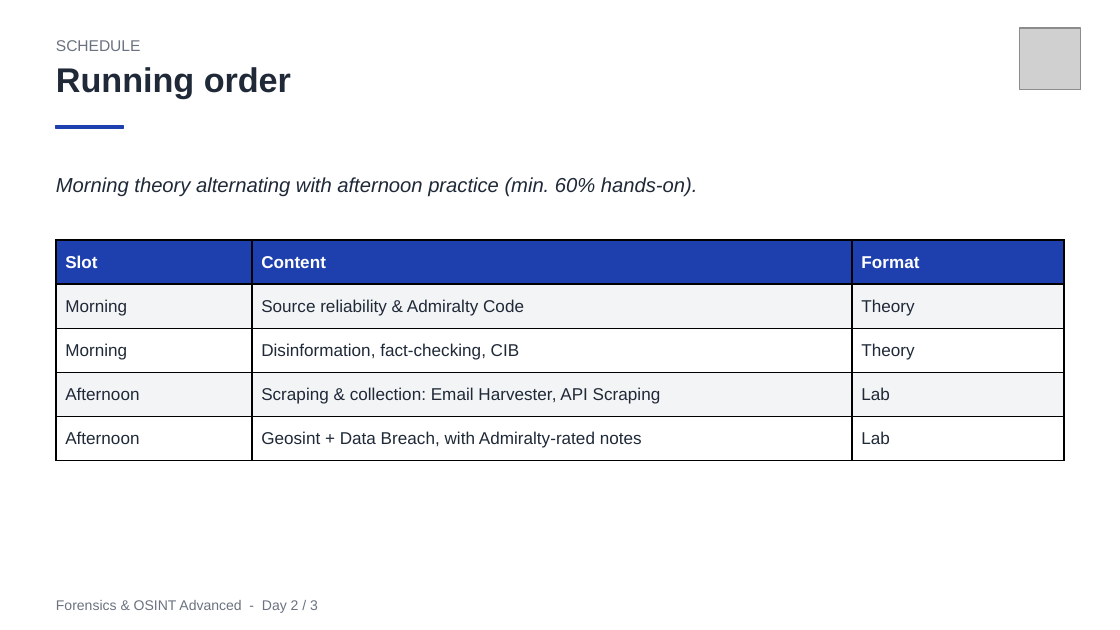
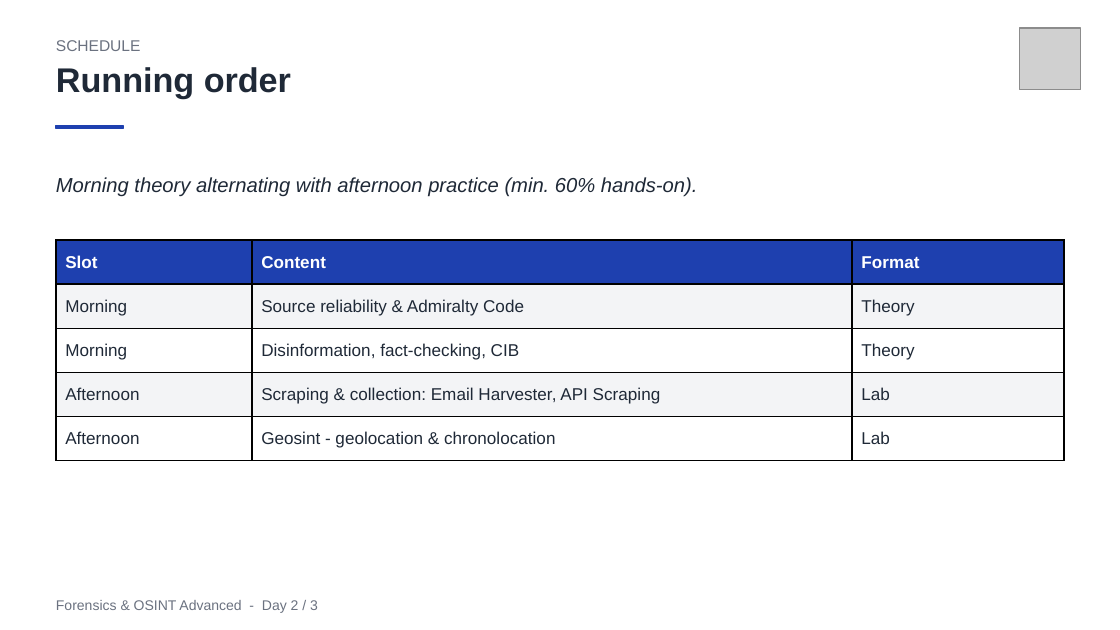
Before and after one commit to clemdepernet/osint-advanced-labs, a slide deck: slide 3 of Day_2/Day_2_Source_Reliability_And_Media_Forensics.pptx. Drawn at 1120x630 pixels with LibreOffice and Linux fonts; fonts in the diff are those of the drawing; grey boxes stand for pictures. Boxes give left, top, right and bottom in pixels: in the first picture for what was removed or moved away, otherwise in the second. Text is boxed around its words. In the diff, an @@ line names an element or a change of style, - is before the commit and + after.

Commit message:
Day 3 overhaul: STIX Lab (beginner->expert), deck rebuild, Data Breach -> Day 3
- Rebuild the Day 3 deck around blockchain fundamentals, crypto tracing, STIX & MITRE
  ATT&CK (~1/3 of the deck) and agentic automation; dark web reduced to 2 slides.
- Add Day_3/STIX Lab: build/validate a STIX 2.1 bundle, OSINT->STIX, parallel agents,
  team graph dashboard, n8n workflow, and advanced modules (validate, Admiralty<->STIX,
  diff-monitor, ATT&CK enrichment, OpenCTI/TAXII).
- Add Day_3/Corporate Watch Lab (aggregate CI monitor).
- Move Databreach.pdf from Day 2 to Day 3; drop the Data Breach TP from the Day 2 deck.
- Update the student handbook README and .gitignore.

```diff
--- a/Day_2/Day_2_Source_Reliability_And_Media_Forensics.pptx
+++ b/Day_2/Day_2_Source_Reliability_And_Media_Forensics.pptx
@@ table at <box>56,240,1064,460</box> @@
-row 5, column 2: Geosint + Data Breach, with Admiralty-rated notes
+row 5, column 2: Geosint - geolocation & chronolocation
```
Also in this commit, not shown: 1 other slide changed, 1 slide removed, 36 other files.
